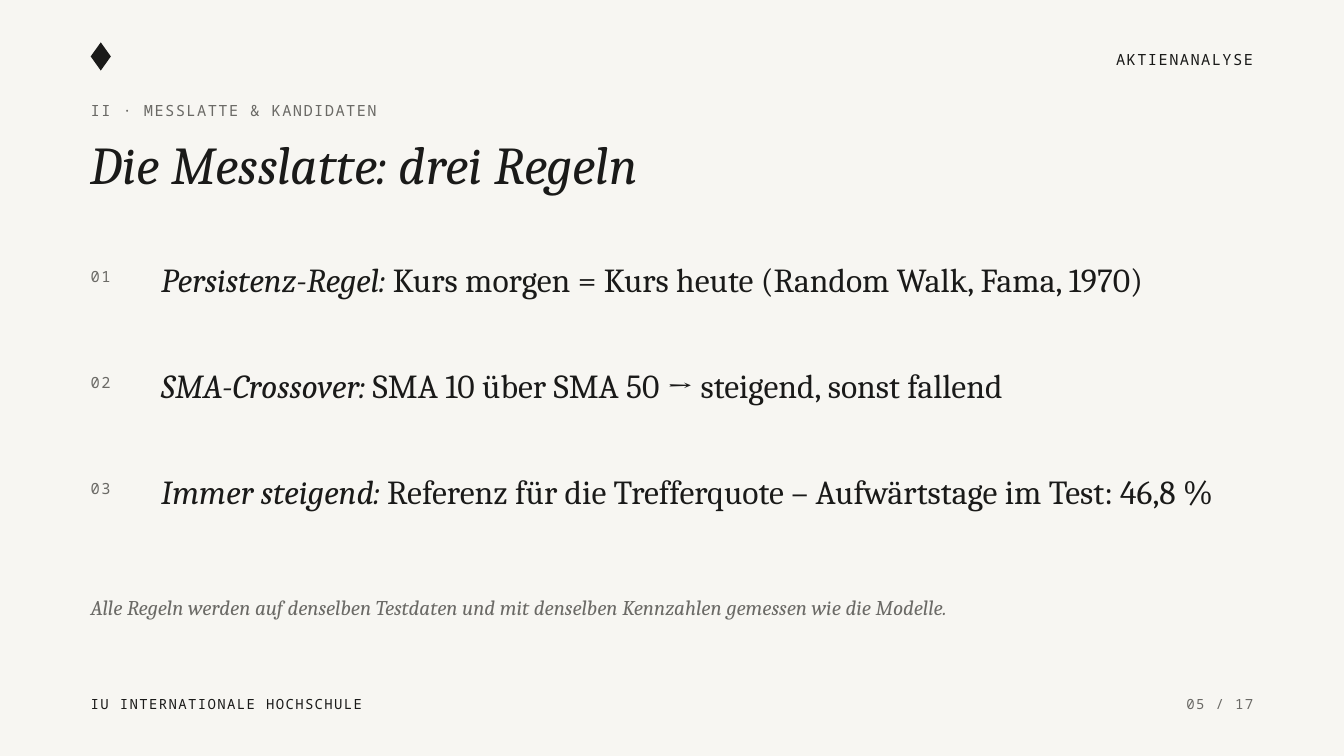
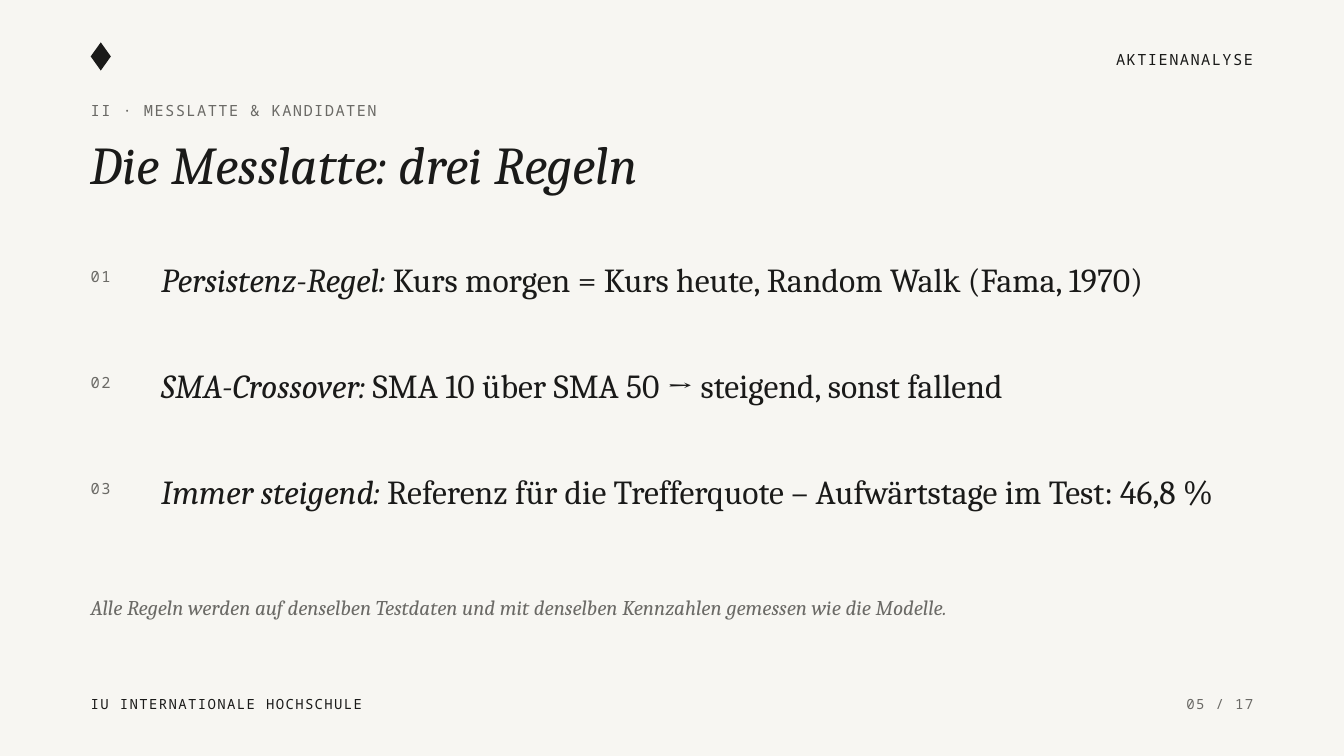
Before and after one commit to KonstantinosLamprou/stockanalysis, a slide deck: slide 5 of presentation/Aktienanalyse_Praesentation.pptx. Drawn at 1344x756 pixels with LibreOffice and Linux fonts; fonts in the diff are those of the drawing. Boxes give left, top, right and bottom in pixels: in the first picture for what was removed or moved away, otherwise in the second. Text is boxed around its words. In the diff, an @@ line names an element or a change of style, - is before the commit and + after.

```diff
--- a/presentation/Aktienanalyse_Praesentation.pptx
+++ b/presentation/Aktienanalyse_Praesentation.pptx
@@ text at [161,268,1143,300]: text changed @@
-Persistenz-Regel: Kurs morgen = Kurs heute (Random Walk, Fama, 1970)
+Persistenz-Regel: Kurs morgen = Kurs heute, Random Walk (Fama, 1970)
```
Also in this commit, not shown: 8 other slides changed, 2 other files.
